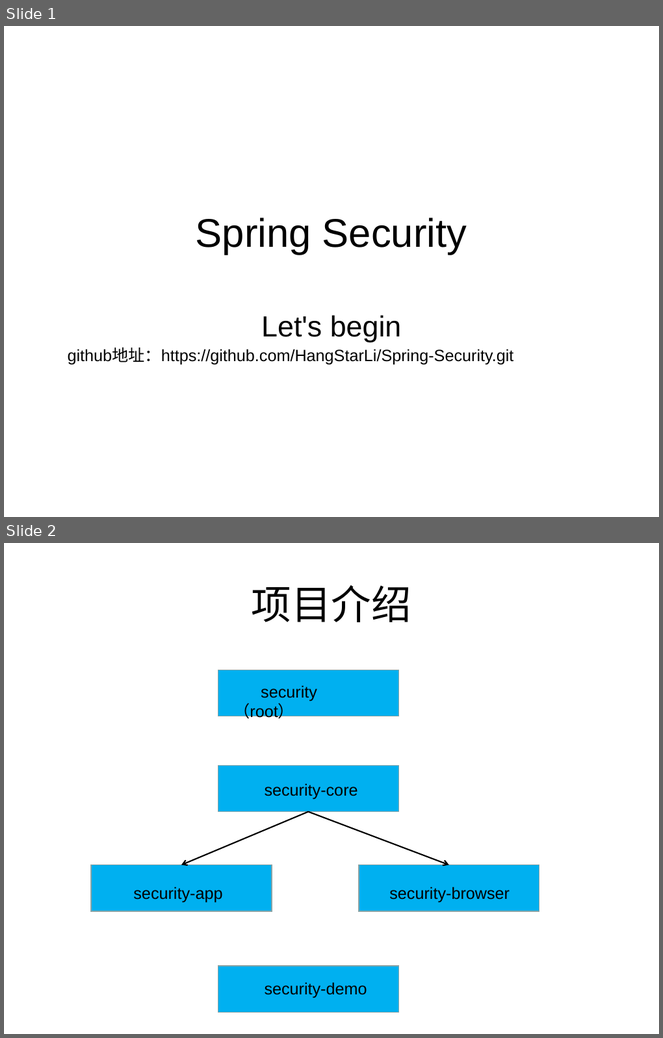
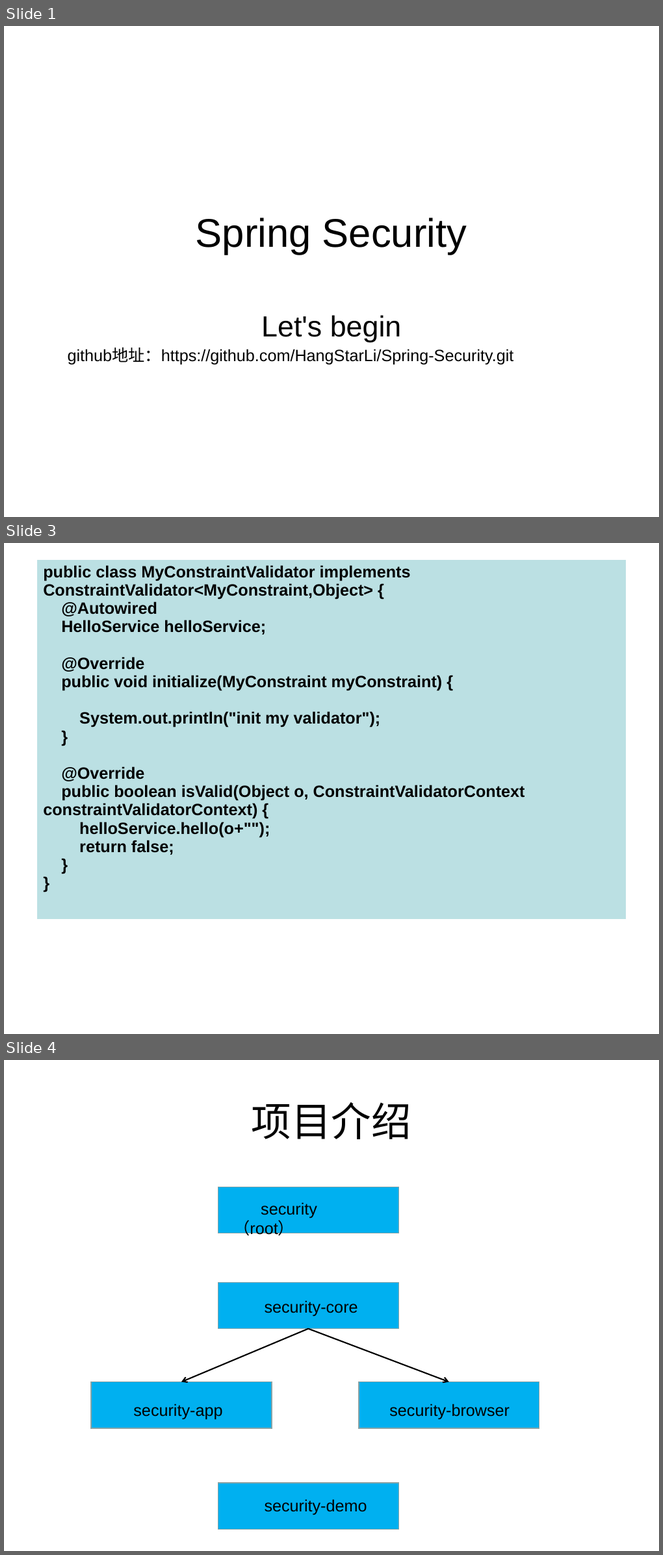
Before and after one commit to HangStarLi/Spring-Security, a slide deck: SpringSecurity.ppt. Shown one above the other, each under a label of ours: slides 1 and 2 before the commit, slides 1, 3 and 4 after it; the slides between them are not shown. The pictures are 663x1038 and 663x1555 pixels, drawn with LibreOffice and Linux fonts; fonts in the diff are those of the drawing. Boxes give left, top, right and bottom in pixels: in the first picture for what was removed or moved away, otherwise in the second. Text is boxed around its words. In the diff, an @@ line names an element or a change of style, - is before the commit and + after.

```diff
--- a/SpringSecurity.ppt
+++ b/SpringSecurity.ppt
@@ slide 3 added at [4, 543, 659, 1034], background #FFFFFF @@
@@ table added at [36, 559, 627, 920], 1 rows, 1 columns @@
+public class MyConstraintValidator implements ConstraintValidator<MyConstraint,Object> { / @Autowired / HelloService helloService; / @Override / public void initialize(MyConstraint myConstraint) { / System.out.println("init my validator"); / } / @Override / public boolean isValid(Object o, ConstraintValidatorContext constraintValidatorContext) { / helloService.hello(o+""); / return false; / } / }
@@ what was slide 2 is now slide 4 @@
```
Also in this commit, not shown: 3 other slides added, 25 other files.
